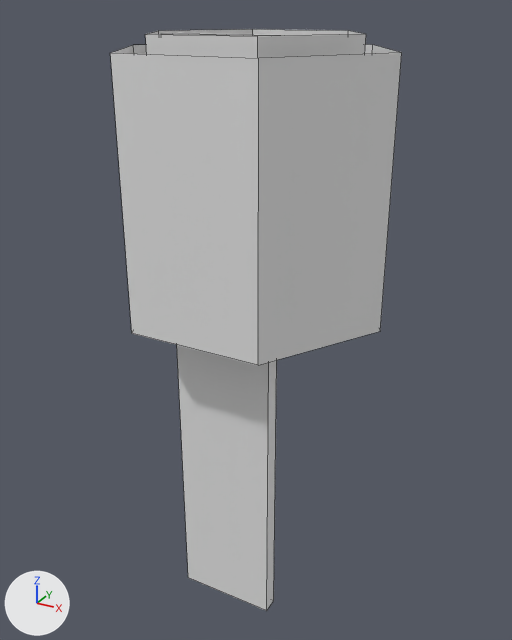
An edit to the Blender file Assets/Models/Modul_Leiter.blend, drawn before and after from the same camera.
Rendered twice from a 50 mm lens placed at (4.78, -8.66, 11.28), pointed at (-0.03, 0.09, 6.91). Arrows for +X, +Y and +Z are at lower left; the lights stay in place. Mesh edges are drawn as thin lines. Objects named as collision shapes, trigger or cutter boxes, shadow casters or lower levels of detail are left out.

Objects in the first picture: 'Leiterschacht'.
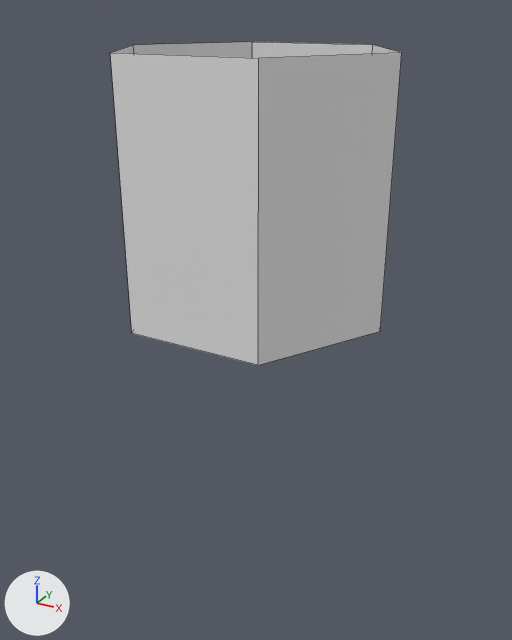
Where the change shows, as pixel boxes [x1, y1, x2, y2] in the pictures (512 x 640 px):
'Leiterschacht', reshaped (44% shorter)
    before: [110, 29, 402, 611]
    after: [110, 42, 402, 365]
part 1 of me_circle_050, deleted
    before: [146, 29, 366, 58]
part 2 of me_circle_050, deleted
    before: [161, 33, 281, 611]

What changed in the scene script:
```text
Change me_circle_050:
    where me_circle_050.from_pydata(...)  # 32 vertices, 18 faces; spans x -1.71..1.71, y -1.97..1.97, z -4.63..4.0
    used by ob_leiterschacht; location = (0.0, 0.0, 7.0); rotation_euler = (0.0, 0.0, 0.524), in degrees (0, 0, 30)
    me_circle_050 part 1: the loose piece of 12 vertices spanning x -1.32..1.32, y -1.52..1.52, z 0.0..4.0 is deleted
    me_circle_050 part 2: the loose piece of 8 vertices spanning x -1.15..0.28, y -1.27..-0.3, z -4.63..4.0 is deleted
```
